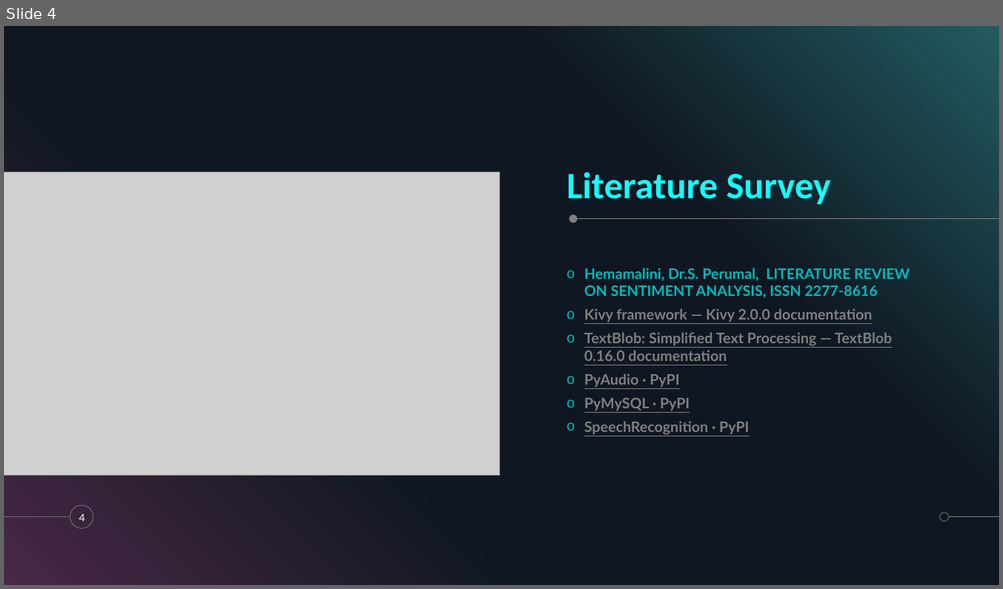
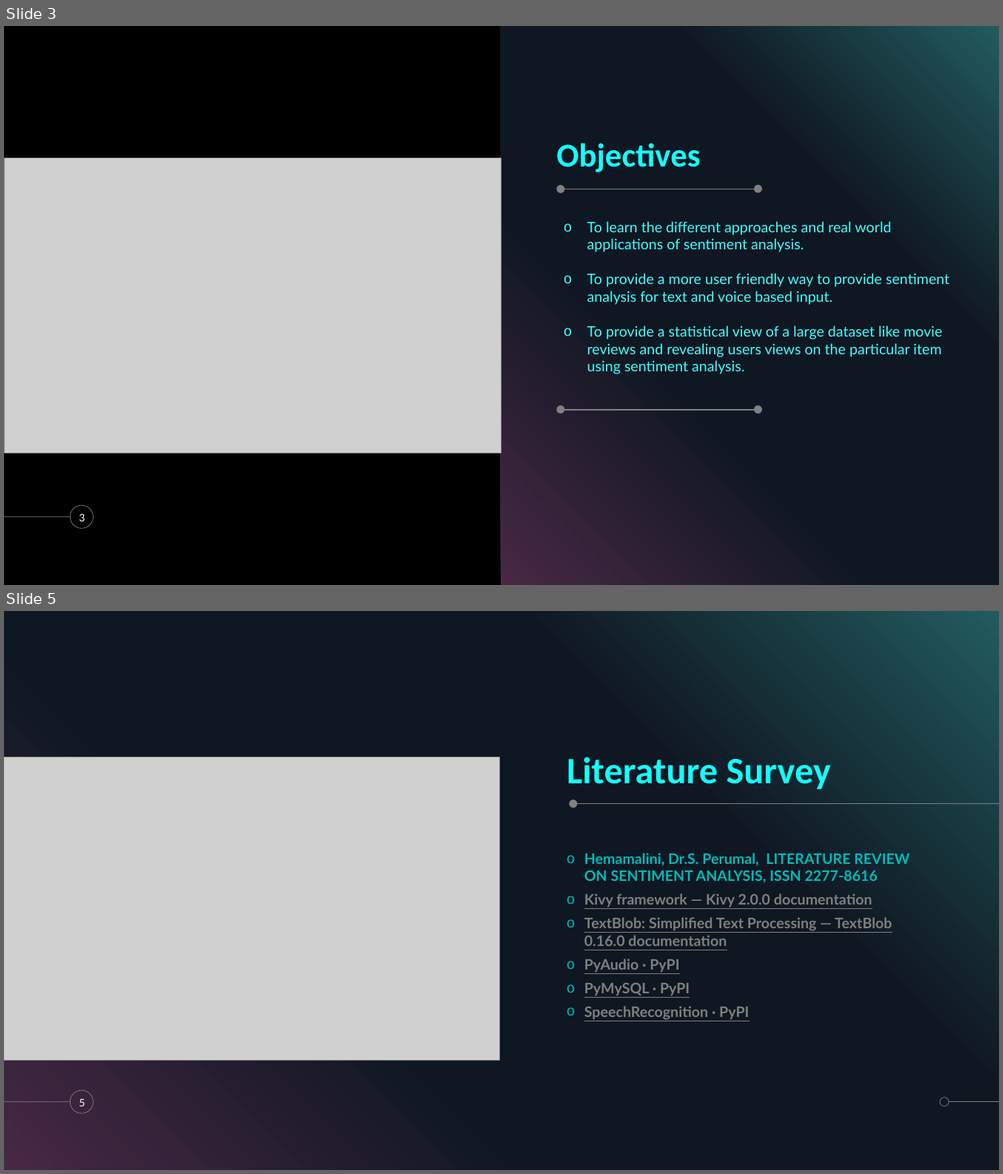
Before and after one commit to krshnknsr21/Sentiment-Analysis, a slide deck: Overview.pptx. Shown one above the other, each under a label of ours: slide 4 before the commit, slides 3 and 5 after it; the slides between them are not shown. The pictures are 1003x589 and 1003x1174 pixels, drawn with LibreOffice and Linux fonts; fonts in the diff are those of the drawing; grey boxes stand for pictures. Boxes give left, top, right and bottom in pixels: in the first picture for what was removed or moved away, otherwise in the second. Text is boxed around its words. In the diff, an @@ line names an element or a change of style, - is before the commit and + after.

```diff
--- a/Overview.pptx
+++ b/Overview.pptx
@@ slide 3 added at (4, 26, 999, 585), background #000000; not listed: 4 template elements that a slide beside it also shows @@
@@ rectangle added at (500, 26, 999, 585), fill gradient #482845 to #0F1722 to #225B5F @@
@@ picture added at (4, 158, 502, 454) @@
@@ subtitle added at (556, 143, 700, 173), 32 pt, text #12FFFE, bold @@
+Objectives
@@ ellipse added at (556, 185, 564, 193), fill #808080 @@
@@ line added from (559, 190) to (755, 190), #808080 1 pt @@
@@ ellipse added at (754, 185, 762, 193), fill #808080 @@
@@ text added at (587, 221, 949, 375), 14 pt, text #3DFFFF @@
+o To learn the different approaches and real world applications of sentiment analysis.
+o To provide a more user friendly way to provide sentiment analysis for text and voice based input.
+o To provide a statistical view of a large dataset like movie reviews and revealing users views on the particular item using sentiment analysis.
@@ ellipse added at (556, 406, 564, 414), fill #808080 @@
@@ line added from (559, 410) to (755, 410), #808080 1 pt @@
@@ ellipse added at (754, 406, 762, 414), fill #808080 @@
@@ page number added at (79, 514, 85, 522), 10 pt, text #FFFFFF @@
+3
@@ what was slide 4 is now slide 5 @@
@@ page number at (79, 1099, 85, 1107): text changed @@
-4
+5
```
Also in this commit, not shown: 4 slides changed.
